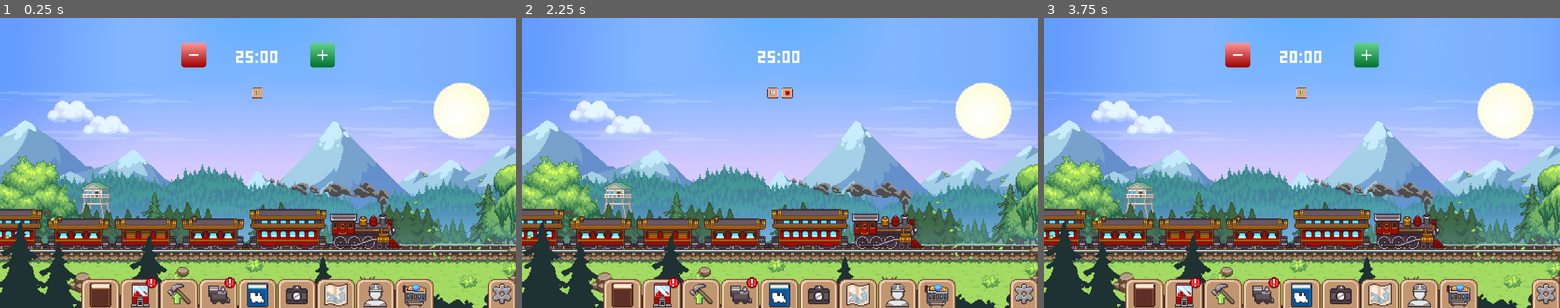
Above: before the commit, frames 1-3 (left to right).
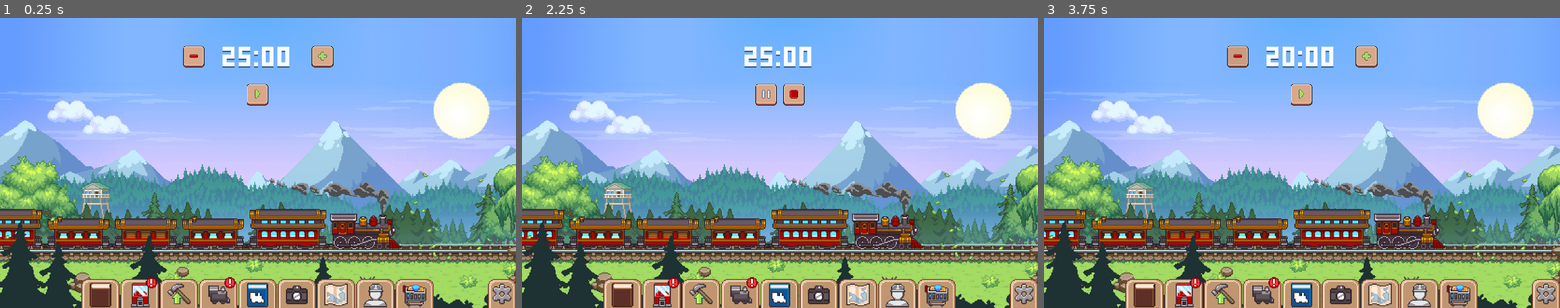
Above: after the commit, the same moments.

Repository: justkuzan/pomodoro-timer
Game: Godot game, scene res://Scenes/All Timers/all_timers_general_scene.tscn
The game is run twice, just before and just after one commit, with the same random seed, the same clock (stepped at 60 frames per second) and the same inputs.
Inputs (mouse positions are in pixels of both pictures, inside the frame that each line leads up to; where the layout moved, square brackets give the same spot in the first picture):
- Up to frame 1 (0.25 s): no input
- Up to frame 2 (2.25 s): click (780, 93) at 0.5 s; click (795, 93) [785, 93] at 1.25 s; click (780, 93) at 2 s
- Up to frame 3 (3.75 s): click (1317, 93) [1307, 93] at 2.75 s; click (1240, 55) at 3.5 s

The runs differ from the first frame. In frame 1, 1.7% of the frame differs, in the area x 35-65%, y 8-31%; in frame 2, 1.2%; in frame 3, 1.7%.

Commit message:
Add UI design for timer controls and align layout
Designed add/subtract time buttons.

Refined timer font and polished overall UI composition.

Diff:
--- a/Scenes/Work Timer/work_timer_scene.tscn
+++ b/Scenes/Work Timer/work_timer_scene.tscn
@@ -4,7 +4,11 @@
 [ext_resource type="FontFile" uid="uid://dbbvwg37326gp" path="res://UI/Fonts/Micro_5/Micro5-Regular.ttf" id="2_mjwks"]
 
 [sub_resource type="LabelSettings" id="LabelSettings_g32yk"]
-font_size = 100
+font_size = 160
+font_color = Color(0.972549, 0.99215686, 1, 1)
+shadow_size = 0
+shadow_color = Color(0.15686275, 0.27058825, 0.43137255, 0.84705883)
+shadow_offset = Vector2(0, 5)
 
 [node name="work_timer_scene" type="Node2D"]
 script = ExtResource("1_1f5mk")
--- a/UI/timer_controls.tscn
+++ b/UI/timer_controls.tscn
@@ -1,14 +1,18 @@
-[gd_scene load_steps=13 format=3 uid="uid://dggwqim5r4htw"]
+[gd_scene load_steps=17 format=3 uid="uid://dggwqim5r4htw"]
 
 [ext_resource type="Script" uid="uid://dg7rh3d4xlwks" path="res://UI/timer_controls.gd" id="1_5s0ss"]
-[ext_resource type="Texture2D" uid="uid://d4kdjapyxf1lk" path="res://UI/Timer Controls/add.png" id="2_o4kh1"]
-[ext_resource type="Texture2D" uid="uid://1h3anq16walv" path="res://UI/Timer Controls/reduce.png" id="3_o4kh1"]
+[ext_resource type="Texture2D" uid="uid://cl7uxq548wph1" path="res://UI/HUD/button-reduce/reduce-default.png" id="2_axwln"]
+[ext_resource type="Texture2D" uid="uid://d28nh0svhm20s" path="res://UI/HUD/button-reduce/reduce-pressed.png" id="3_r144j"]
 [ext_resource type="Texture2D" uid="uid://catdm2018fo4q" path="res://UI/HUD/button-pause/pause-default.png" id="4_av14r"]
+[ext_resource type="Texture2D" uid="uid://cirfj64g8qs6n" path="res://UI/HUD/button-reduce/reduce-hovered.png" id="4_b1r6t"]
 [ext_resource type="Texture2D" uid="uid://0wo7sc8yquc7" path="res://UI/HUD/button-play/play-default.png" id="5_8a722"]
+[ext_resource type="Texture2D" uid="uid://bxsxuay2fkwty" path="res://UI/HUD/button-add/add-default.png" id="5_da5n5"]
 [ext_resource type="Texture2D" uid="uid://cfgh5x27r4wnx" path="res://UI/HUD/button-pause/pause-pressed.png" id="5_vq7i4"]
 [ext_resource type="Texture2D" uid="uid://depro5ge4o6bj" path="res://UI/HUD/button-play/play-pressed.png" id="6_fv4x6"]
+[ext_resource type="Texture2D" uid="uid://85m78wq22p0r" path="res://UI/HUD/button-add/add-pressed.png" id="6_tkte1"]
 [ext_resource type="Texture2D" uid="uid://cbiqtorxxpwl5" path="res://UI/HUD/button-pause/pause-hovered.png" id="6_y8ejd"]
 [ext_resource type="Texture2D" uid="uid://bxq56k7hhg8fa" path="res://UI/HUD/button-play/play-hovered.png" id="7_o361q"]
+[ext_resource type="Texture2D" uid="uid://wwgt2jwgupu3" path="res://UI/HUD/button-add/add-hovered.png" id="7_pm2wv"]
 [ext_resource type="Texture2D" uid="uid://csk3kerxtmr6y" path="res://UI/HUD/button-stop/stop-default.png" id="8_o361q"]
 [ext_resource type="Texture2D" uid="uid://cf7xi6xrk315g" path="res://UI/HUD/button-stop/stop-pressed.png" id="9_ihn6g"]
 [ext_resource type="Texture2D" uid="uid://dt3vbjhqwvq3a" path="res://UI/HUD/button-stop/stop-hovered.png" id="10_av14r"]
@@ -25,8 +29,10 @@
 layout_mode = 1
 anchors_preset = 10
 anchor_right = 1.0
-offset_top = 88.0
-offset_bottom = 188.0
+offset_left = -289.5
+offset_top = 94.0
+offset_right = 289.5
+offset_bottom = 194.0
 grow_horizontal = 2
 theme_override_constants/separation = 32
 
@@ -36,12 +42,20 @@
 theme_override_constants/separation = 379
 
 [node name="reduce_minutes" type="TextureButton" parent="add_reduce_V/add_reduce_H"]
+custom_minimum_size = Vector2(100, 100)
 layout_mode = 2
-texture_normal = ExtResource("3_o4kh1")
+texture_normal = ExtResource("2_axwln")
+texture_pressed = ExtResource("3_r144j")
+texture_hover = ExtResource("4_b1r6t")
+stretch_mode = 0
 
 [node name="add_minutes" type="TextureButton" parent="add_reduce_V/add_reduce_H"]
+custom_minimum_size = Vector2(100, 100)
 layout_mode = 2
-texture_normal = ExtResource("2_o4kh1")
+texture_normal = ExtResource("5_da5n5")
+texture_pressed = ExtResource("6_tkte1")
+texture_hover = ExtResource("7_pm2wv")
+stretch_mode = 0
 
 [node name="play_pause_stop_V" type="VBoxContainer" parent="."]
 layout_mode = 1
@@ -50,9 +64,9 @@
 anchor_right = 1.0
 anchor_bottom = 0.5
 offset_left = -154.0
-offset_top = 255.0
+offset_top = 236.0
 offset_right = 154.0
-offset_bottom = 354.99997
+offset_bottom = 336.0
 grow_horizontal = 2
 grow_vertical = 2
 
@@ -65,26 +79,32 @@
 size_flags_horizontal = 4
 
 [node name="pause" type="TextureButton" parent="play_pause_stop_V/play_pause_stop_H/play_pause"]
+custom_minimum_size = Vector2(100, 100)
 layout_mode = 2
 texture_normal = ExtResource("4_av14r")
 texture_pressed = ExtResource("5_vq7i4")
 texture_hover = ExtResource("6_y8ejd")
+stretch_mode = 0
 
 [node name="play" type="TextureButton" parent="play_pause_stop_V/play_pause_stop_H/play_pause"]
+custom_minimum_size = Vector2(100, 100)
 layout_mode = 2
 texture_normal = ExtResource("5_8a722")
 texture_pressed = ExtResource("6_fv4x6")
 texture_hover = ExtResource("7_o361q")
+stretch_mode = 0
 
 [node name="stop" type="HBoxContainer" parent="play_pause_stop_V/play_pause_stop_H"]
 layout_mode = 2
 size_flags_horizontal = 4
 
 [node name="stop" type="TextureButton" parent="play_pause_stop_V/play_pause_stop_H/stop"]
+custom_minimum_size = Vector2(100, 100)
 layout_mode = 2
 texture_normal = ExtResource("8_o361q")
 texture_pressed = ExtResource("9_ihn6g")
 texture_hover = ExtResource("10_av14r")
+stretch_mode = 0
 
 [connection signal="pressed" from="add_reduce_V/add_reduce_H/reduce_minutes" to="." method="_on_reduce_minutes_pressed"]
 [connection signal="pressed" from="add_reduce_V/add_reduce_H/add_minutes" to="." method="_on_add_minutes_pressed"]
--- a/project.godot
+++ b/project.godot
@@ -28,6 +28,7 @@
 window/size/window_width_override=960
 window/size/window_height_override=540
 window/stretch/mode="viewport"
+window/stretch/aspect="expand"
 
 [rendering]
 
Binary file added: UI/HUD/button-add/add-default.png
Not shown, added: UI/HUD/button-add/add-default.png.import
Binary file added: UI/HUD/button-add/add-hovered.png
Not shown, added: UI/HUD/button-add/add-hovered.png.import
Binary file added: UI/HUD/button-add/add-pressed.png
Not shown, added: UI/HUD/button-add/add-pressed.png.import
Binary file added: UI/HUD/button-reduce/reduce-default.png
Not shown, added: UI/HUD/button-reduce/reduce-default.png.import
Binary file added: UI/HUD/button-reduce/reduce-hovered.png
Not shown, added: UI/HUD/button-reduce/reduce-hovered.png.import
Binary file added: UI/HUD/button-reduce/reduce-pressed.png
Not shown, added: UI/HUD/button-reduce/reduce-pressed.png.import
